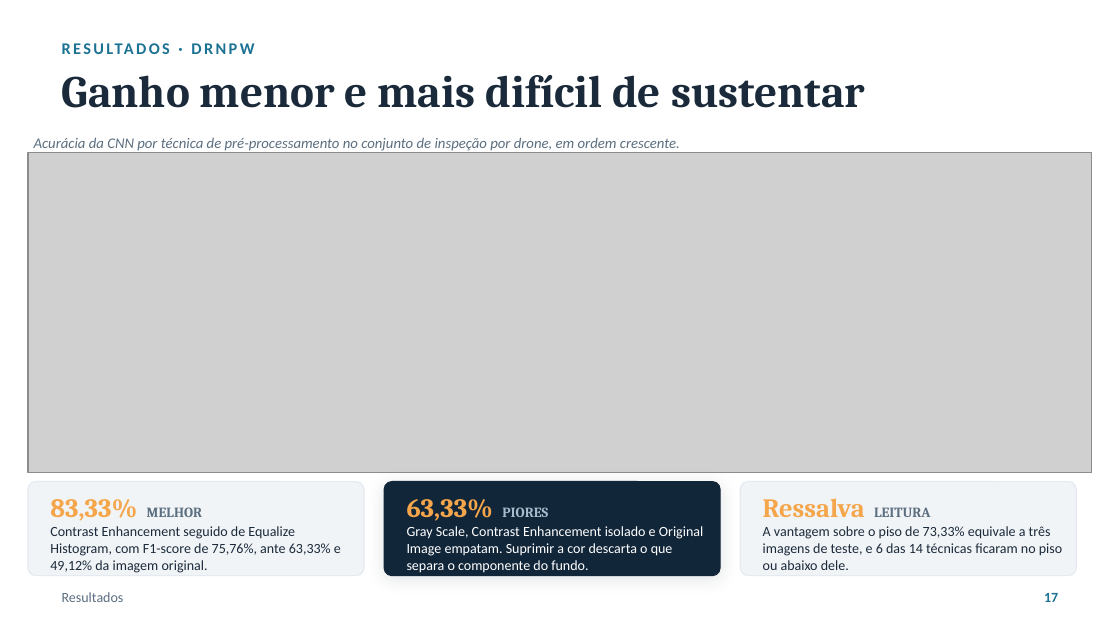
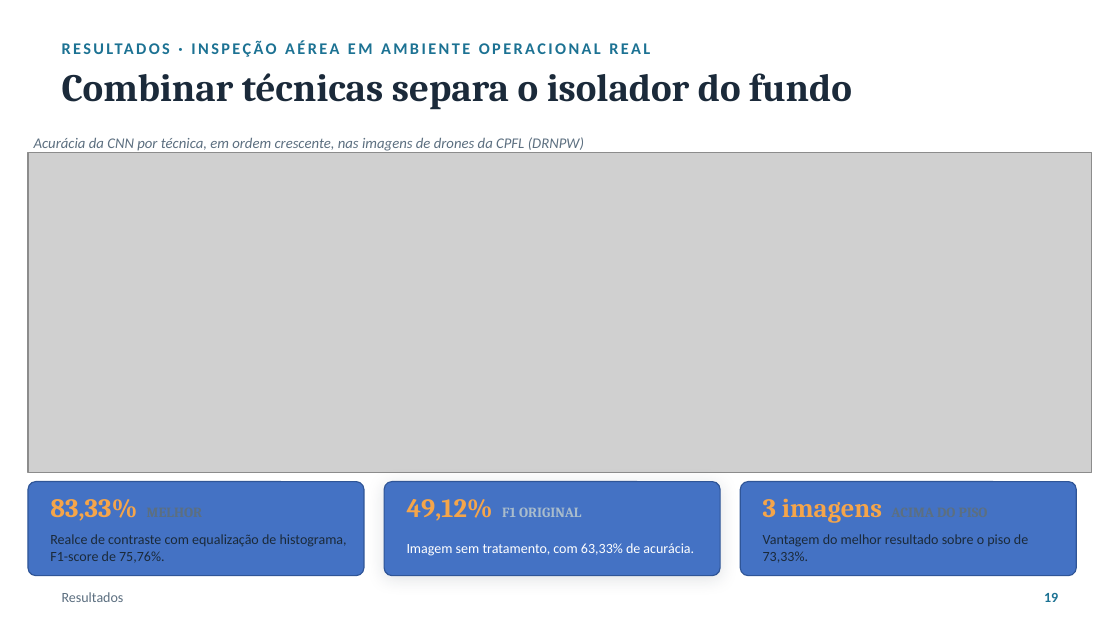
Before and after one commit to luanws/masters-thesis, a slide deck: slide 19 of presentation/defesa.odp (slide 17 before the commit). Drawn at 1120x630 pixels with LibreOffice and Linux fonts; fonts in the diff are those of the drawing; grey boxes stand for pictures. Boxes give left, top, right and bottom in pixels: in the first picture for what was removed or moved away, otherwise in the second. Text is boxed around its words. In the diff, an @@ line names an element or a change of style, - is before the commit and + after.

```diff
--- a/presentation/defesa.odp
+++ b/presentation/defesa.odp
@@ text at <box>62,34,1058,62</box>: text changed @@
-RESULTADOS · DRNPW
+RESULTADOS · INSPEÇÃO AÉREA EM AMBIENTE OPERACIONAL REAL
@@ text at <box>62,73,852,110</box>: text changed; size 29 to 25 pt @@
-Ganho menor e mais difícil de sustentar
+Combinar técnicas separa o isolador do fundo
@@ text at <box>34,137,584,151</box>: text changed @@
-Acurácia da CNN por técnica de pré-processamento no conjunto de inspeção por drone, em ordem crescente.
+Acurácia da CNN por técnica, em ordem crescente, nas imagens de drones da CPFL (DRNPW)
@@ rounded rectangle at <box>28,482,364,576</box>: fill #F1F4F7 to #4472C4; outline #E4EAF0 0.74 pt to #2F5597 0.74 pt @@
@@ rounded rectangle at <box>384,482,720,576</box>: fill #12263A to #4472C4; outline #12263A 0.74 pt to #2F5597 0.74 pt @@
@@ text at <box>407,499,581,521</box>: text changed; size 17 to 9 pt; text colour #F5A54A to #A9BCCC @@
-63,33% PIORES
+49,12% F1 ORIGINAL
@@ rounded rectangle at <box>740,482,1076,576</box>: fill #F1F4F7 to #4472C4; outline #E4EAF0 0.74 pt to #2F5597 0.74 pt @@
@@ text at <box>763,498,1010,546</box>: text changed; size 17 to 9 pt; text colour #F5A54A to #5C6F80 @@
-Ressalva LEITURA
+3 imagens ACIMA DO PISO
@@ text at <box>50,534,347,563</box>: text changed @@
-Contrast Enhancement seguido de Equalize Histogram, com F1-score de 75,76%, ante 63,33% e 49,12% da imagem original.
+Realce de contraste com equalização de histograma, F1-score de 75,76%.
@@ text at <box>763,534,1028,563</box>: text changed @@
-A vantagem sobre o piso de 73,33% equivale a três imagens de teste, e 6 das 14 técnicas ficaram no piso ou abaixo dele.
+Vantagem do melhor resultado sobre o piso de 73,33%.
@@ text at <box>407,543,694,556</box>: text changed @@
-Gray Scale, Contrast Enhancement isolado e Original Image empatam. Suprimir a cor descarta o que separa o componente do fundo.
+Imagem sem tratamento, com 63,33% de acurácia.
```
Also in this commit, not shown: 6 other slides changed, 21 slides added, 23 slides removed, 26 other files.
